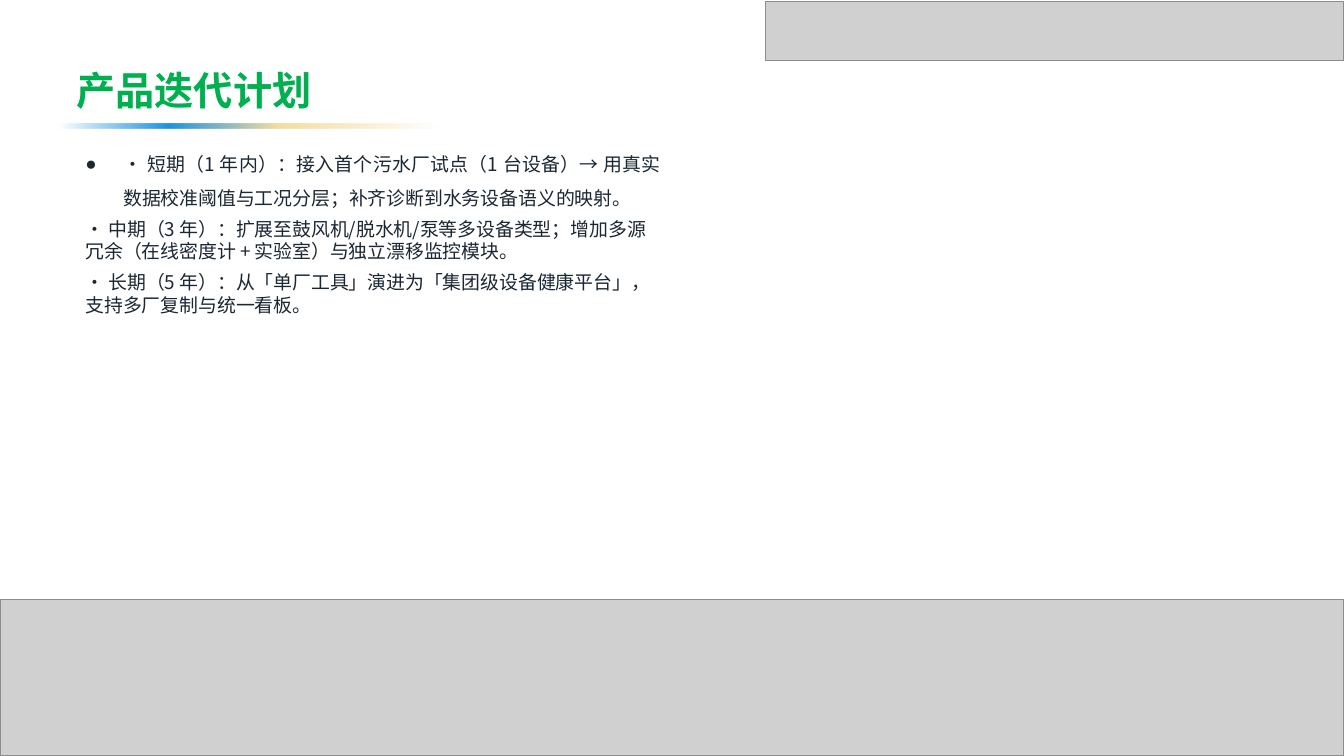
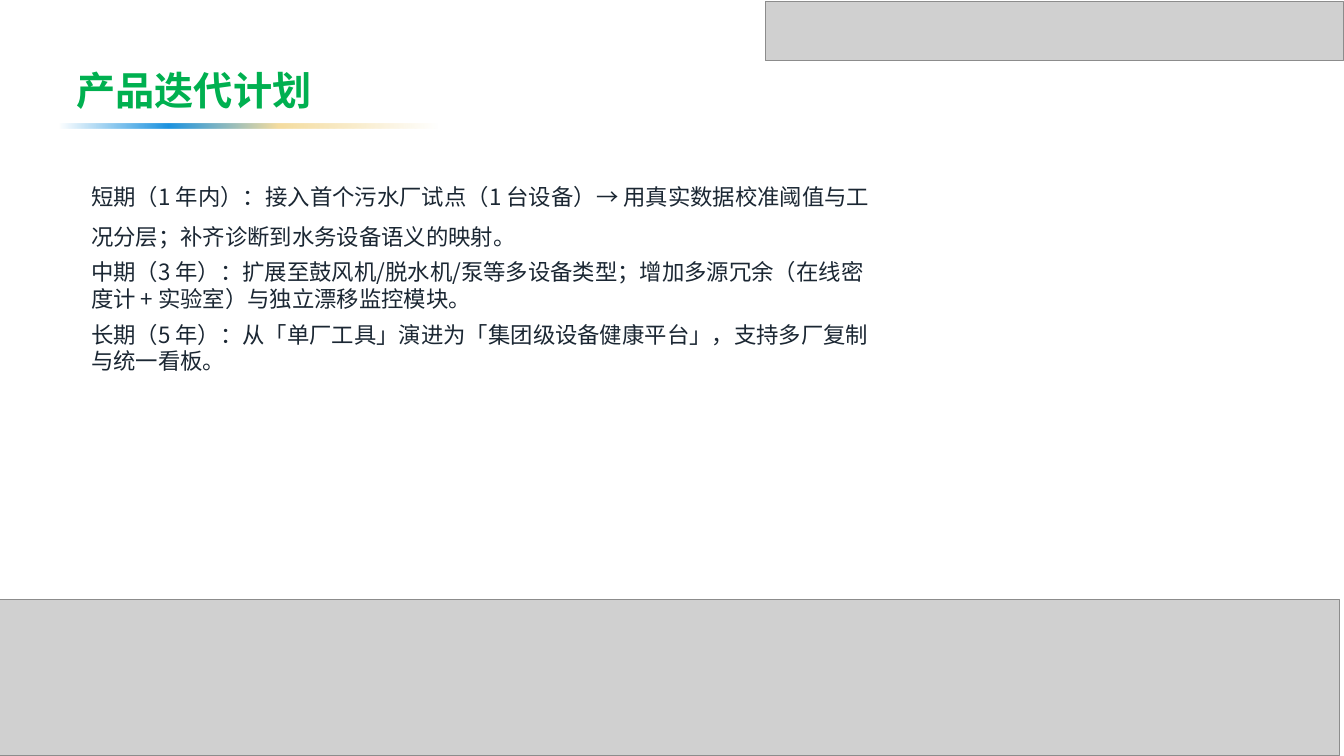
Before and after one commit to by739yang/BEWG_PdM, a slide deck: slide 5 of deliverables/ppt/澜脉_商业计划书.pptx (slide 6 before the commit). Drawn at 1344x756 pixels with LibreOffice and Linux fonts; fonts in the diff are those of the drawing; grey boxes stand for pictures; background and template pictures are left out. Boxes give left, top, right and bottom in pixels: in the first picture for what was removed or moved away, otherwise in the second. Text is boxed around its words. In the diff, an @@ line names an element or a change of style, - is before the commit and + after.

```diff
--- a/deliverables/ppt/澜脉_商业计划书.pptx
+++ b/deliverables/ppt/澜脉_商业计划书.pptx
@@ text at box(91, 186, 869, 371): text changed; size 13.5 to 16 pt @@
-● · 短期（1 年内）：接入首个污水厂试点（1 台设备）→ 用真实数据校准阈值与工况分层；补齐诊断到水务设备语义的映射。
-· 中期（3 年）：扩展至鼓风机/脱水机/泵等多设备类型；增加多源冗余（在线密度计 + 实验室）与独立漂移监控模块。
-· 长期（5 年）：从「单厂工具」演进为「集团级设备健康平台」，支持多厂复制与统一看板。
+短期（1 年内）：接入首个污水厂试点（1 台设备）→ 用真实数据校准阈值与工况分层；补齐诊断到水务设备语义的映射。
+中期（3 年）：扩展至鼓风机/脱水机/泵等多设备类型；增加多源冗余（在线密度计 + 实验室）与独立漂移监控模块。
+长期（5 年）：从「单厂工具」演进为「集团级设备健康平台」，支持多厂复制与统一看板。
@@ picture: place and size @@
-picture at box(0, 600, 1344, 756)
+picture at box(0, 600, 1340, 756)
```
Also in this commit, not shown: 17 other slides changed, 1 slide added, 11 slides removed, 21 other files.
